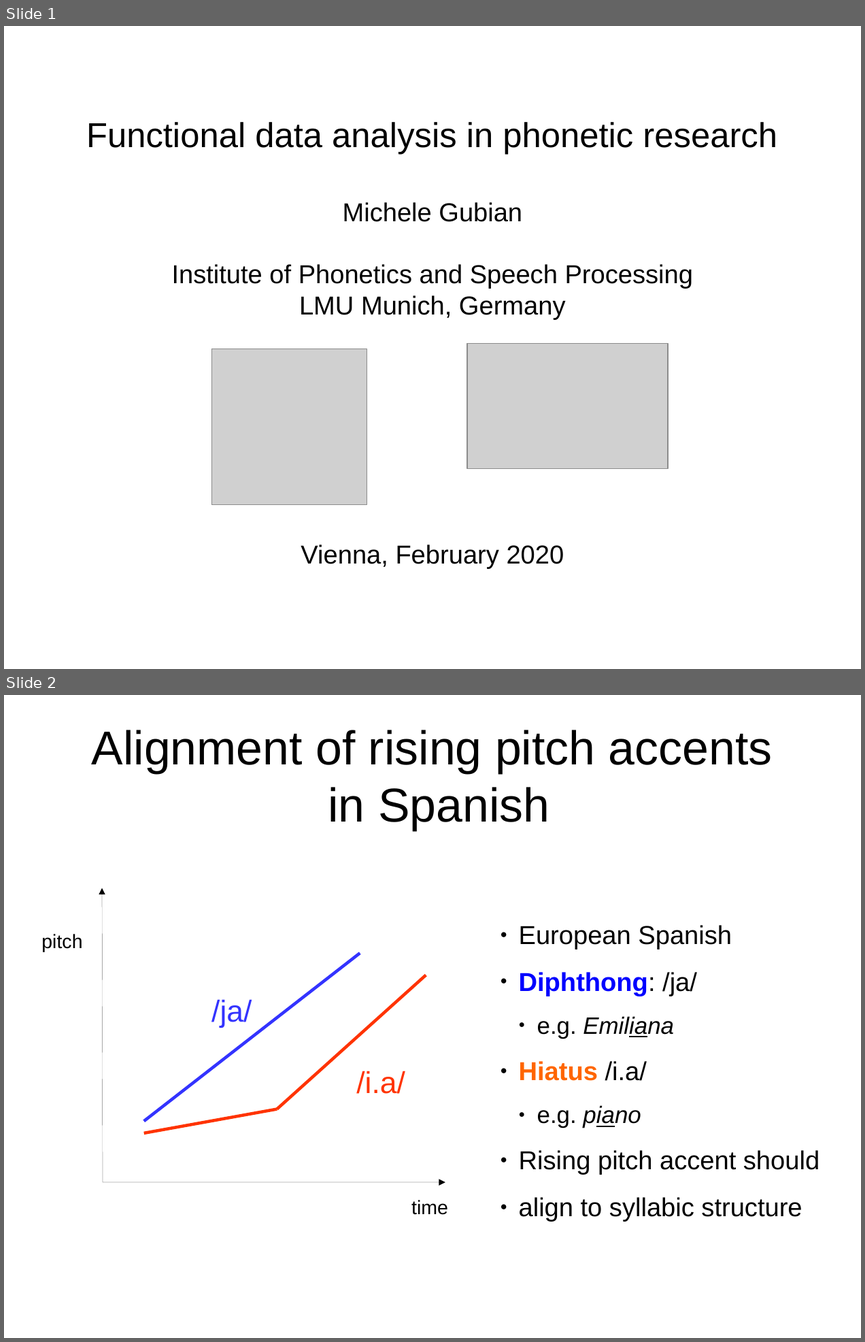
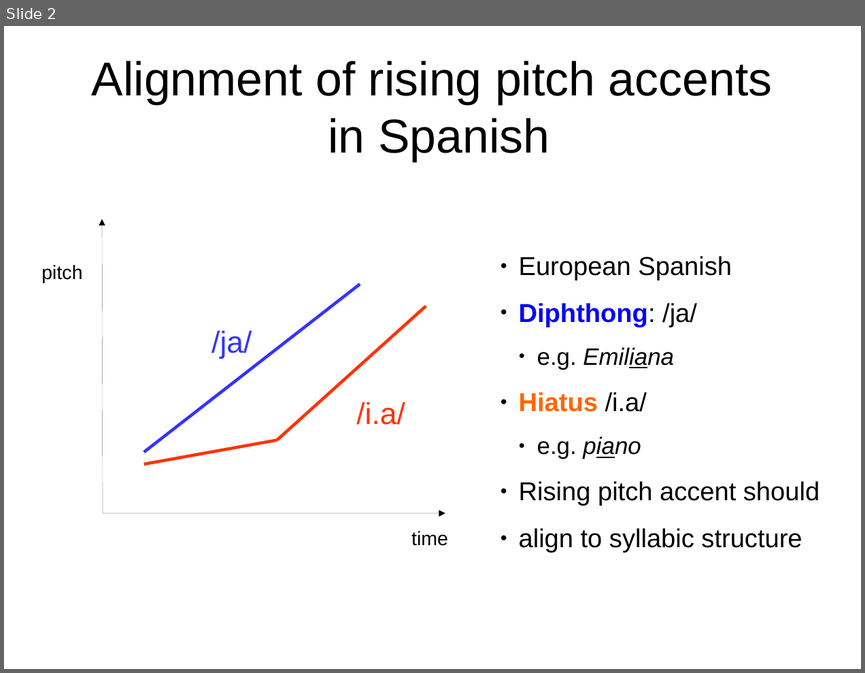
Before and after one commit to uasolo/FPCA-phonetics-workshop, a slide deck: presentations/FPCA-phonetics.odp. Shown one above the other, each under a label of ours: slides 1 and 2 before the commit, slide 2 after it. The pictures are 865x1342 and 865x673 pixels, drawn with LibreOffice and Linux fonts; fonts in the diff are those of the drawing; grey boxes stand for pictures. Boxes give left, top, right and bottom in pixels: in the first picture for what was removed or moved away, otherwise in the second. Text is boxed around its words. In the diff, an @@ line names an element or a change of style, - is before the commit and + after.

```diff
--- a/presentations/FPCA-phonetics.odp
+++ b/presentations/FPCA-phonetics.odp
@@ slide 1 removed at (x1=4, y1=26, x2=861, y2=669), background #FFFFFF @@
@@ subtitle removed at (x1=86, y1=122, x2=777, y2=569) @@
-Functional data analysis in phonetic research
-Michele Gubian
-Institute of Phonetics and Speech Processing
-LMU Munich, Germany
-Vienna, February 2020
@@ picture removed at (x1=211, y1=349, x2=367, y2=504) @@
@@ picture removed at (x1=467, y1=343, x2=668, y2=469) @@
```
Also in this commit, not shown: 7 slides changed, 3 slides added, 1 other slide removed, 1 other file.
